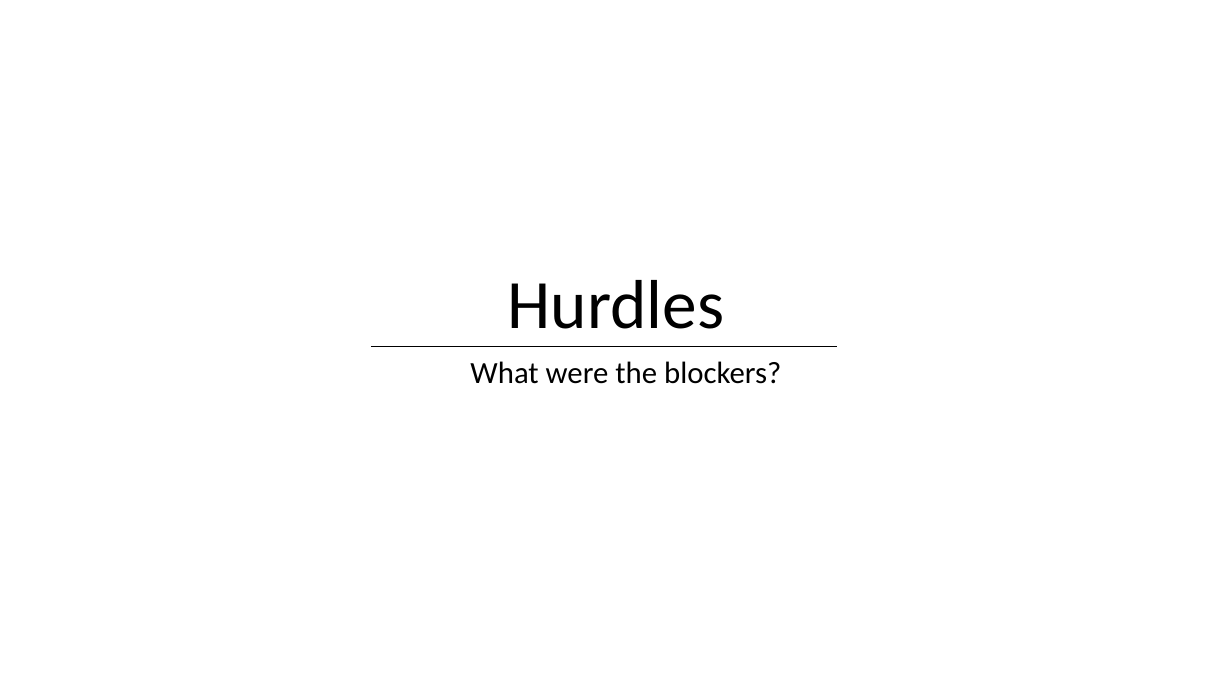
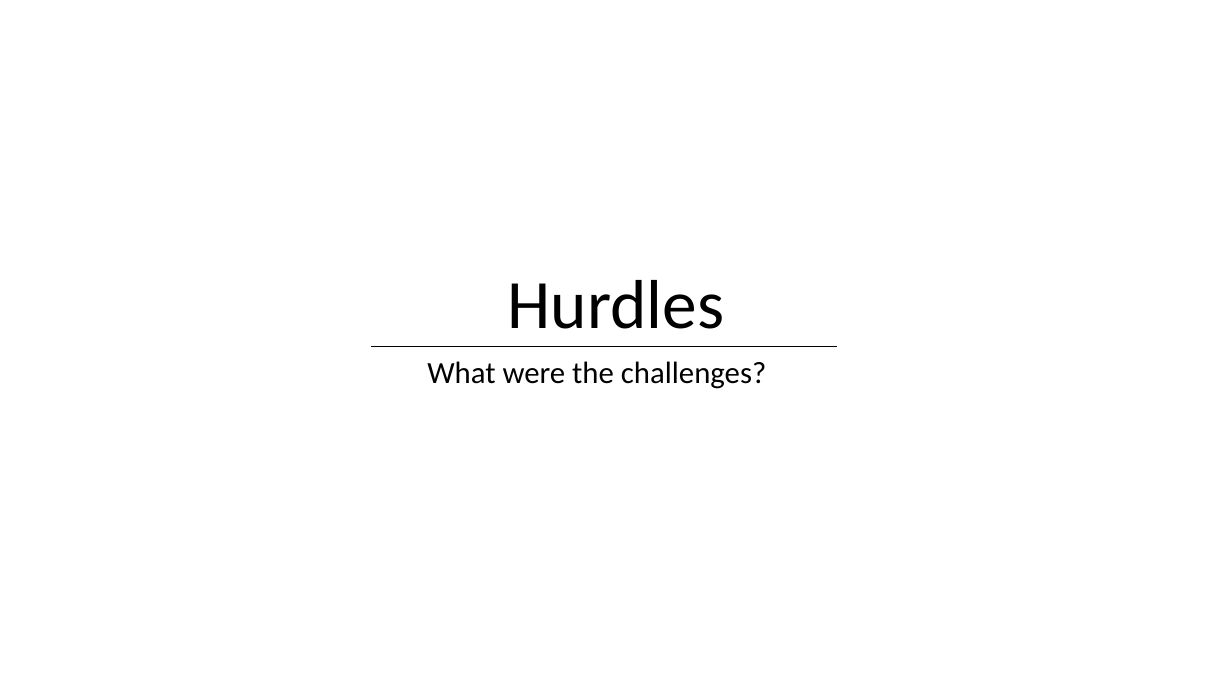
Before and after one commit to DhruvaPendharkar/thesis-project, a slide deck: slide 91 of Notes/ThesisPresentation.pptx (slide 89 before the commit). Drawn at 1232x693 pixels with LibreOffice and Linux fonts; fonts in the diff are those of the drawing. Boxes give left, top, right and bottom in pixels: in the first picture for what was removed or moved away, otherwise in the second. Text is boxed around its words. In the diff, an @@ line names an element or a change of style, - is before the commit and + after.

```diff
--- a/Notes/ThesisPresentation.pptx
+++ b/Notes/ThesisPresentation.pptx
@@ text at (427,361,766,389): text changed @@
-What were the blockers?
+What were the challenges?
```
Also in this commit, not shown: 11 other slides changed, 2 slides added.
